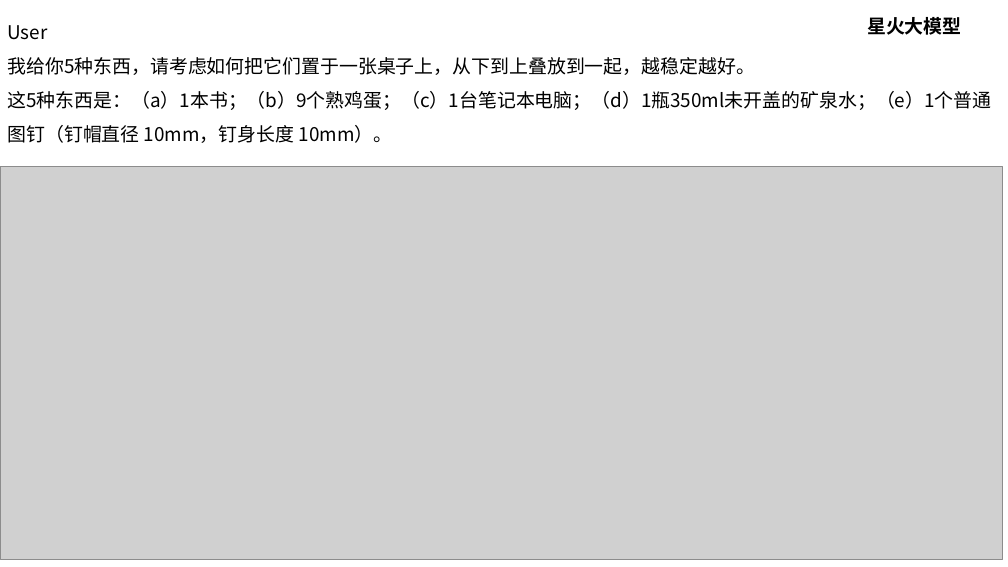
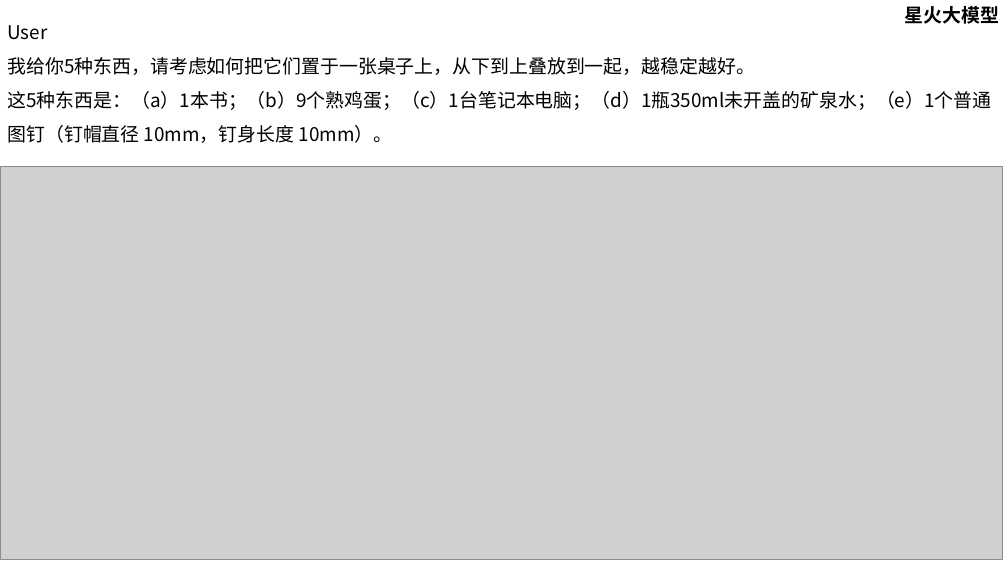
Before and after one commit to d0ubtfire/LLM_Evaulation, a slide deck: slide 18 of 对比大模型/常识知识/叠放物品/LLM的常识知识_测试_叠放物品_稳定性.pptx. Drawn at 1008x567 pixels with LibreOffice and Linux fonts; fonts in the diff are those of the drawing; grey boxes stand for pictures. Boxes give left, top, right and bottom in pixels: in the first picture for what was removed or moved away, otherwise in the second. Text is boxed around its words. In the diff, an @@ line names an element or a change of style, - is before the commit and + after.

```diff
--- a/对比大模型/常识知识/叠放物品/LLM的常识知识_测试_叠放物品_稳定性.pptx
+++ b/对比大模型/常识知识/叠放物品/LLM的常识知识_测试_叠放物品_稳定性.pptx
@@ text "星火大模型": place and size @@
-text "星火大模型" at (867, 17, 961, 35)
+text "星火大模型" at (905, 6, 999, 24)
```
Also in this commit, not shown: 12 other slides changed, 4 slides added, 4 slides removed.
